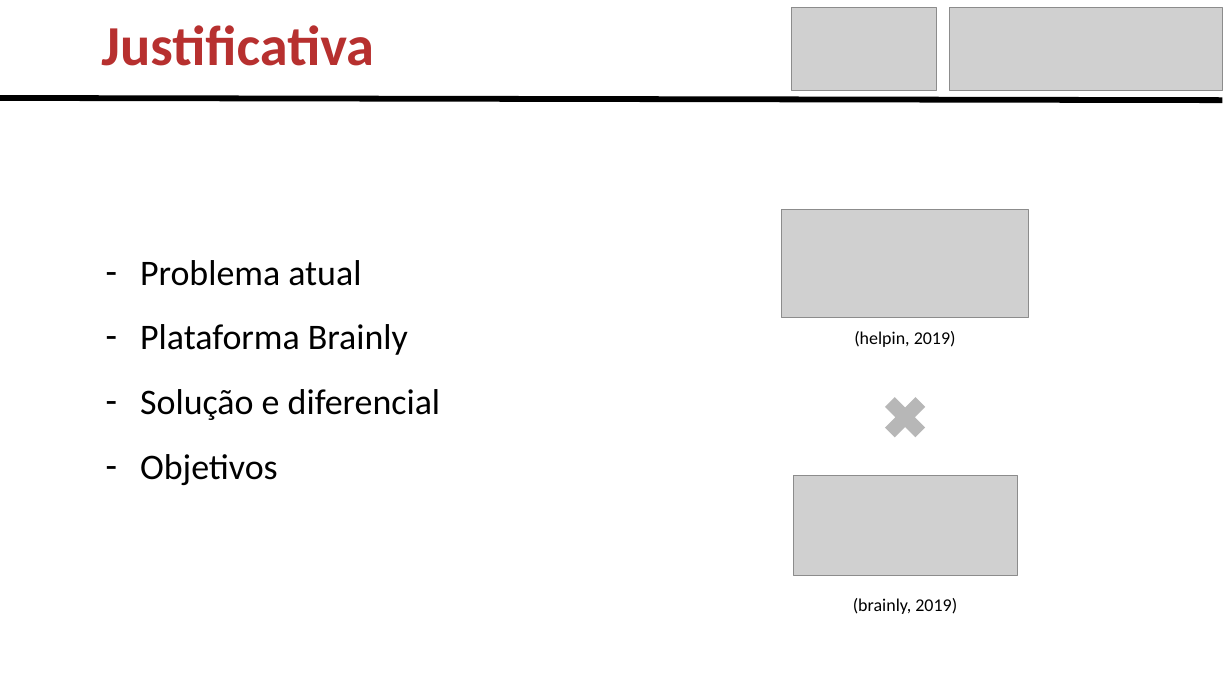
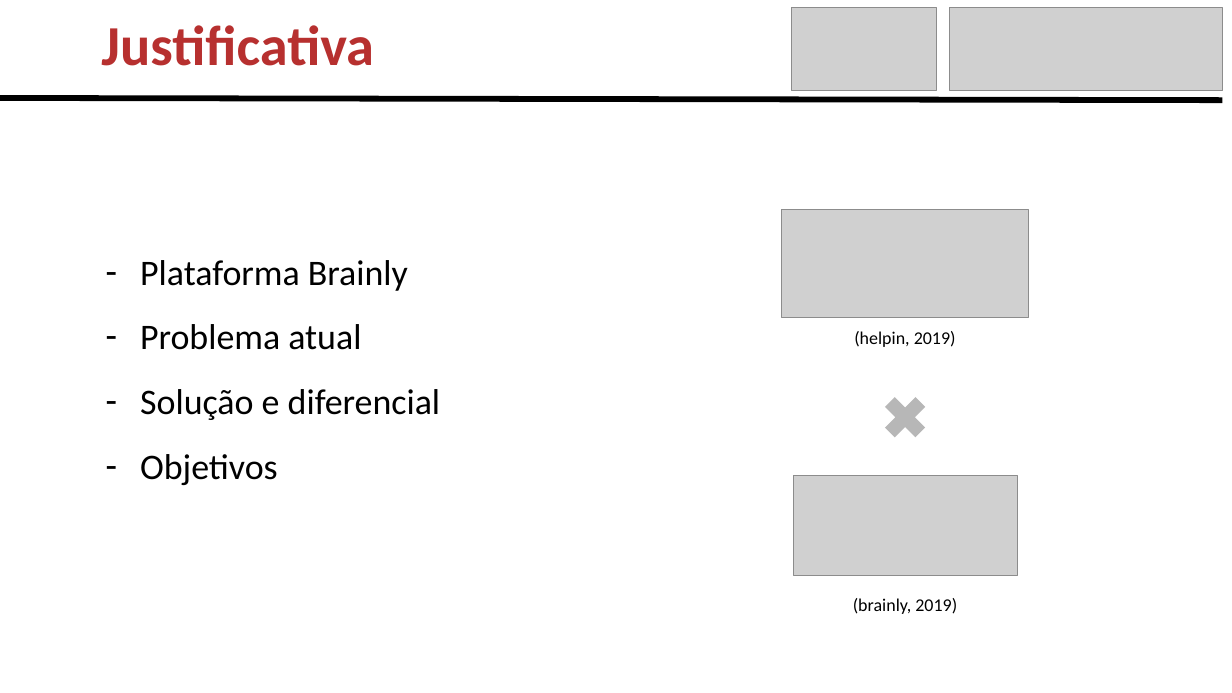
Before and after one commit to Helpin-Team/monografia, a slide deck: slide 4 of Apresentacao-Helpin-Final.pptx. Drawn at 1232x693 pixels with LibreOffice and Linux fonts; fonts in the diff are those of the drawing; grey boxes stand for pictures. Boxes give left, top, right and bottom in pixels: in the first picture for what was removed or moved away, otherwise in the second. Text is boxed around its words. In the diff, an @@ line names an element or a change of style, - is before the commit and + after.

```diff
--- a/Apresentacao-Helpin-Final.pptx
+++ b/Apresentacao-Helpin-Final.pptx
@@ text at (140, 260, 408, 291): paragraph added @@
+– Plataforma Brainly
@@ text at (140, 324, 408, 355): paragraph removed @@
-– Plataforma Brainly
```
Also in this commit, not shown: 1 slide removed, 1 other file.
